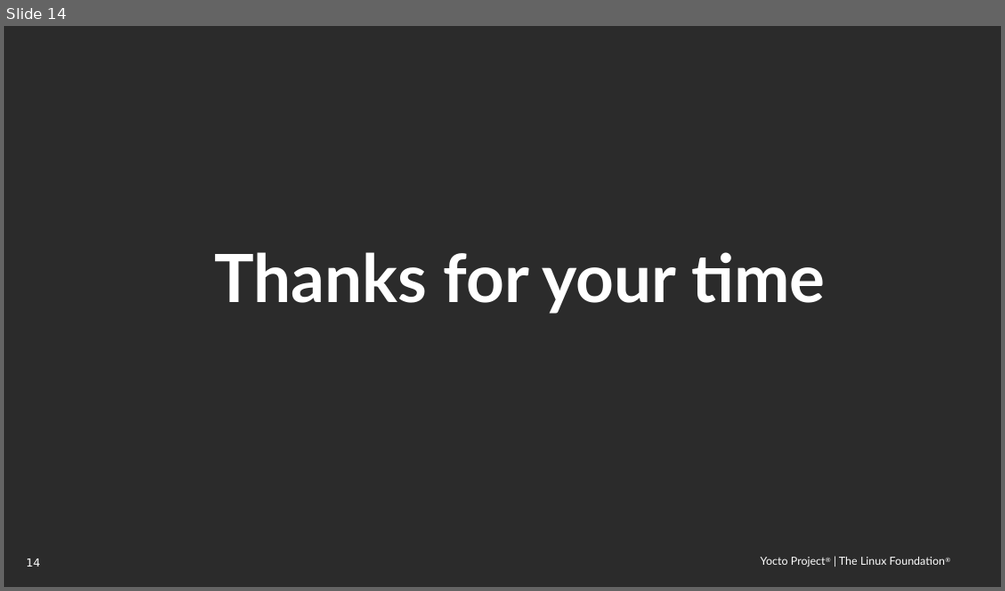
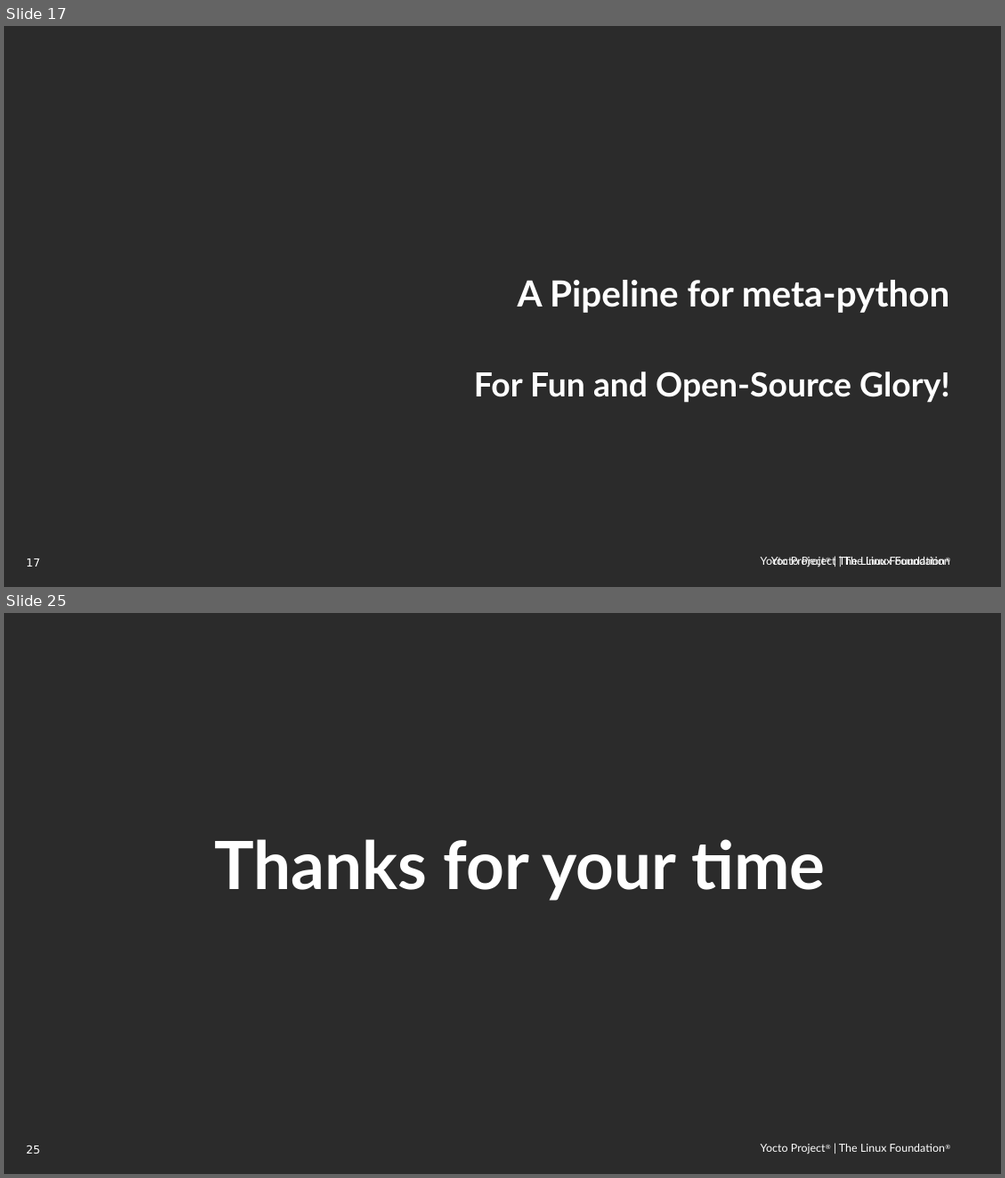
Before and after one commit to threexc/yocto-tekton, a slide deck: yddtalk/YP_DevDay_k8s_tekton.odp. Shown one above the other, each under a label of ours: slide 14 before the commit, slides 17 and 25 after it; the slides between them are not shown. The pictures are 1005x591 and 1005x1178 pixels, drawn with LibreOffice and Linux fonts; fonts in the diff are those of the drawing; background and template pictures are left out; a plain dark background stands for a picture behind light text. Boxes give left, top, right and bottom in pixels: in the first picture for what was removed or moved away, otherwise in the second. Text is boxed around its words. In the diff, an @@ line names an element or a change of style, - is before the commit and + after.

```diff
--- a/yddtalk/YP_DevDay_k8s_tekton.odp
+++ b/yddtalk/YP_DevDay_k8s_tekton.odp
@@ slide 17 added at bbox=[4, 26, 1001, 587], background picture (left out); not listed: 2 template elements that a slide beside it also shows @@
@@ title added at bbox=[518, 280, 950, 313], 26 pt, text #FFFFFF, bold @@
+A Pipeline for meta-python
@@ text added at bbox=[474, 371, 950, 402], 24 pt, text #FFFFFF, bold @@
+For Fun and Open-Source Glory!
@@ text added at bbox=[760, 556, 950, 566], 8 pt, text #FFFFFF @@
+Yocto Project | The Linux Foundation
@@ what was slide 14 is now slide 25 @@
@@ page number at bbox=[26, 1145, 40, 1153]: text changed @@
-14
+25
```
Also in this commit, not shown: 3 slides changed, 11 other slides added, 1 slide removed.
